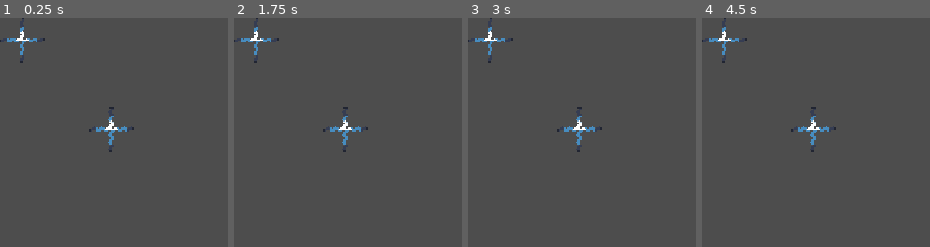
Above: before the commit, frames 1-4 (left to right).
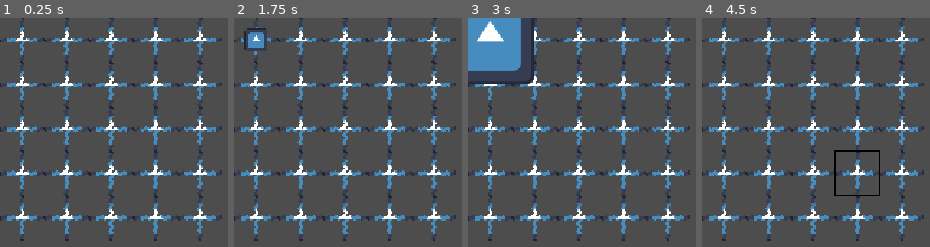
Above: after the commit, the same moments.

Repository: MagnusLucas/gmtk2026
Game: Godot game, scene res://scenes/board_tile_map_layer.tscn
Two runs of this game, one before a commit and one after it. Both use one fixed random seed, a clock stepped at 60 frames per second and the inputs below. This scene is started directly instead of the project's main scene. The engine's default icon, where the game draws it, is replaced by a stand-in: a white triangle on a blue panel in a dark square.
Inputs (mouse positions are in pixels of both pictures, inside the frame that each line leads up to):
- Up to frame 1 (0.25 s): no input
- Up to frame 2 (1.75 s): tap Enter at 0.5 s; move the mouse to (256, 40) at 0.52 s; click (256, 40) at 0.67 s; tap Space at 0.77, 1.25, 1.52 s; move the mouse to (345, 130) at 1.27 s; click (345, 130) at 1.42 s
- Up to frame 3 (3 s): move the mouse to (outside the picture) at 2.02 s; click (outside the picture) at 2.17 s; move the mouse to (outside the picture) at 2.77 s; click (outside the picture) at 2.92 s
- Up to frame 4 (4.5 s): tap Space at 3.02, 3.77 s; move the mouse to (outside the picture) at 3.52 s; click (outside the picture) at 3.67 s; move the mouse to (861, 176) at 4.27 s; click (861, 176) at 4.42 s

The runs differ from the first frame. In frame 1, 9.8% of the frame differs, in the area x 0-98%, y 0-98%; in frame 2, 10%; in frame 3, 15%; in frame 4, 10%.

Commit message:
WIP signal manager

Diff:
--- /dev/null
+++ b/components/signal_manager.gd
@@ -0,0 +1,67 @@
+class_name SignalManager
+extends Node2D
+
+const REVERSE_DIRECTION: Dictionary[OurTileData.Side, OurTileData.Side] = {
+	OurTileData.Side.RIGHT : OurTileData.Side.LEFT,
+	OurTileData.Side.LEFT : OurTileData.Side.RIGHT,
+	OurTileData.Side.BOTTOM : OurTileData.Side.TOP,
+	OurTileData.Side.TOP : OurTileData.Side.BOTTOM
+}
+
+signal created_signal(tile_position: Vector2i, tile_signal: TileSignal)
+
+@export var board: Board
+
+var active_signals: Dictionary[Vector2i, TileSignal]
+
+
+func _process(_delta: float) -> void:
+	for active_signal: TileSignal in active_signals.values():
+		active_signal.check_validity()
+
+
+func create_signal(signal_position: Vector2i) -> void:
+	active_signals[signal_position] = TileSignal.new(
+		3 as OurTileData.Side,
+		1,
+		3.0)
+	#active_signals[signal_position].died.connect(print.bind(
+		#str(active_signals[signal_position]) + " died!"
+		#), CONNECT_ONE_SHOT)
+	created_signal.emit(signal_position, active_signals[signal_position])
+
+
+func spread_signal(signal_position: Vector2i) -> void:
+	if !active_signals.has(signal_position):
+		return
+	var signal_to_spread: TileSignal = active_signals[signal_position]
+	print("\nspreading:\n" + str(signal_to_spread))
+	var new_signal_strength := signal_to_spread.calculate_strength()
+	if is_zero_approx(new_signal_strength):
+		active_signals.erase(signal_position)
+		print("erased!-")
+		return
+
+	for side: OurTileData.Side in OurTileData.Side.values():
+		#print(OurTileData.Side.find_key(side))
+		if side == signal_to_spread.source:
+			print(OurTileData.Side.find_key(side) + " is source")
+			continue
+		var neighbour_position = signal_position + OurTileData.SIDE_TO_VECTOR[side]
+		if active_signals.has(neighbour_position):
+			# Remove the other signal maybe?
+			continue
+
+		# This doesn't account for players being unable (skill issued)
+		# to click two tiles at the same time! TODO TODO
+
+		# Also for world boundries. Although this doesn't matter much i suppose
+		active_signals[neighbour_position] = TileSignal.new(
+			REVERSE_DIRECTION[side],
+			new_signal_strength,
+			float(signal_to_spread.wait_time) / 1000
+			)
+		#active_signals[neighbour_position].died.connect(print.bind(
+			#str(active_signals[neighbour_position]) + " died!"
+			#), CONNECT_ONE_SHOT)
+		created_signal.emit(neighbour_position, active_signals[neighbour_position])
--- /dev/null
+++ b/data/our_tile_data/cross_wire.tres
@@ -0,0 +1,13 @@
+[gd_resource type="Resource" script_class="OurTileData" format=3 uid="uid://cv5ftp81ddrmr"]
+
+[ext_resource type="Script" uid="uid://cmdcpiwc4qcvs" path="res://data/our_tile_data/our_tile_data.gd" id="1_j3n88"]
+
+[resource]
+script = ExtResource("1_j3n88")
+connections = Dictionary[int, bool]({
+0: true,
+1: true,
+2: true,
+3: true
+})
+metadata/_custom_type_script = "uid://cmdcpiwc4qcvs"
--- a/data/our_tile_data/our_tile_data.gd
+++ b/data/our_tile_data/our_tile_data.gd
@@ -7,6 +7,13 @@
 	BOTTOM,
 	LEFT,
 	TOP
+}
+
+const SIDE_STRING: Dictionary[OurTileData.Side, String] = {
+	Side.RIGHT : "right",
+	Side.BOTTOM : "bottom",
+	Side.LEFT : "left",
+	Side.TOP : "top"
 }
 
 
--- a/data/our_tile_data/top_left.tres
+++ b/data/our_tile_data/top_left.tres
@@ -4,4 +4,7 @@
 
 [resource]
 script = ExtResource("1_2ibtk")
+connections = Dictionary[int, bool]({
+0: true
+})
 metadata/_custom_type_script = "uid://cmdcpiwc4qcvs"
--- a/data/our_tile_data/top_right.tres
+++ b/data/our_tile_data/top_right.tres
@@ -5,4 +5,9 @@
 [resource]
 script = ExtResource("1_k7fsk")
 atlas_position = Vector2i(0, 1)
+connections = Dictionary[int, bool]({
+0: true,
+1: true,
+2: true
+})
 metadata/_custom_type_script = "uid://cmdcpiwc4qcvs"
--- a/data/tile_signal.gd
+++ b/data/tile_signal.gd
@@ -19,6 +19,7 @@
 	source = source_side
 	wait_time = int(perfect_wait_time_seconds * 1000)
 	birth_time = Time.get_ticks_msec()
+	#print(self)
 
 
 func time_to_live() -> int:
@@ -78,8 +79,9 @@
 func _to_string() -> String:
 	var result := ""
 
-	result += "perfect time: " + str(float(wait_time)/100) + " seconds\n"
+	result += "perfect time: " + str(float(wait_time)/1000) + " seconds\n"
 	result += "current_time: " + str(float(Time.get_ticks_msec() - birth_time)/ 100)
 	result += " seconds\nstrength: " + str(calculate_strength())
+	result += "\nsource: " + OurTileData.SIDE_STRING[source]
 
 	return result
--- a/scenes/board_tile_map_layer.gd
+++ b/scenes/board_tile_map_layer.gd
@@ -3,17 +3,20 @@
 
 @export var board: Board
 
+@onready var signal_manager: SignalManager = $SignalManager
 @onready var tile_swapper: TileSwapper = $TileSwapper
 
 
 # Called when the node enters the scene tree for the first time.
 func _ready() -> void:
-	const TOP_LEFT = preload("uid://duikbvl75hybn")
-	const TOP_RIGHT = preload("uid://bipschdun40ay")
+	const CROSS_WIRE = preload("uid://cv5ftp81ddrmr")
 
-	set_tile(Tile.new_tile(TOP_LEFT), Vector2i(0, 0))
-	set_tile(Tile.new_tile(TOP_RIGHT), Vector2i(2, 2))
-	set_tile(Tile.new_tile(TOP_RIGHT), Vector2i(6, 6))
+	signal_manager.created_signal.connect(_on_signal_created)
+
+	for i in board.size.x:
+		for j in board.size.y:
+			set_tile(Tile.new_tile(CROSS_WIRE), Vector2i(i, j))
+	signal_manager.create_signal(Vector2i(0, 0))
 
 
 func set_tile(tile: Tile, target_position: Vector2i) -> void:
@@ -22,3 +25,10 @@
 	add_child(tile, true)
 	tile.position = map_to_local(target_position)
 	tile.left_clicked.connect(tile_swapper.mark_tile.bind(tile))
+	tile.right_clicked.connect(signal_manager.spread_signal.bind(target_position))
+
+
+func _on_signal_created(tile_position: Vector2i, tile_signal: TileSignal) -> void:
+	var test := TestSignalShower.from_signal(tile_signal)
+	add_child(test)
+	test.position = map_to_local(tile_position)
--- a/scenes/board_tile_map_layer.tscn
+++ b/scenes/board_tile_map_layer.tscn
@@ -3,6 +3,7 @@
 [ext_resource type="Script" uid="uid://bcc8ntvve0xrx" path="res://scenes/board_tile_map_layer.gd" id="1_5xyjd"]
 [ext_resource type="Script" uid="uid://b8cnnpee2o5on" path="res://components/tile_swapper.gd" id="2_aj641"]
 [ext_resource type="Script" uid="uid://bn7hngu2wfjgp" path="res://data/board.gd" id="2_j40nc"]
+[ext_resource type="Script" uid="uid://bnx5sl8muf7en" path="res://components/signal_manager.gd" id="4_pdmf1"]
 
 [sub_resource type="TileSet" id="TileSet_o36qv"]
 tile_size = Vector2i(64, 64)
@@ -19,3 +20,6 @@
 
 [node name="TileSwapper" type="Node2D" parent="." unique_id=1599080291]
 script = ExtResource("2_aj641")
+
+[node name="SignalManager" type="Node2D" parent="." unique_id=1416148921]
+script = ExtResource("4_pdmf1")
--- a/scenes/test_scenes/test_signal_shower.gd
+++ b/scenes/test_scenes/test_signal_shower.gd
@@ -1,14 +1,31 @@
+class_name TestSignalShower
 extends Sprite2D
 
+const TEST_SIGNAL_SHOWER = preload("uid://njn23n5efma6")
 
 var tile_signal: TileSignal
+
+static func from_signal(a_tile_signal: TileSignal) -> TestSignalShower:
+	var instance: TestSignalShower = TEST_SIGNAL_SHOWER.instantiate()
+	instance.tile_signal = a_tile_signal
+	instance.tile_signal.died.connect(instance._on_signal_died)
+	return instance
 
 
 # Called when the node enters the scene tree for the first time.
 func _ready() -> void:
-	tile_signal = TileSignal.new(0 as OurTileData.Side, .5, 2.0)
+	#tile_signal = TileSignal.new(0 as OurTileData.Side, .5, 2.0)
+	pass
 
 
 # Called every frame. 'delta' is the elapsed time since the previous frame.
 func _process(_delta: float) -> void:
+	if !tile_signal:
+		scale *= 0
+		return
 	scale = Vector2.ONE * tile_signal.calculate_strength()
+
+
+func _on_signal_died() -> void:
+	get_parent().remove_child(self)
+	queue_free()
--- a/scenes/test_scenes/test_signal_shower.tscn
+++ b/scenes/test_scenes/test_signal_shower.tscn
@@ -4,6 +4,5 @@
 [ext_resource type="Script" uid="uid://8js1oy57rh4h" path="res://scenes/test_scenes/test_signal_shower.gd" id="2_8ia2a"]
 
 [node name="TestSignalShower" type="Sprite2D" unique_id=245354105]
-position = Vector2(323, 205)
 texture = ExtResource("1_jm0mp")
 script = ExtResource("2_8ia2a")
--- a/scenes/tile.gd
+++ b/scenes/tile.gd
@@ -42,6 +42,11 @@
 func set_tile_data(our_tile_data: OurTileData) -> void:
 	if is_node_ready():
 		tile_data = our_tile_data
+		var shader_material: ShaderMaterial = sprite_2d.material as ShaderMaterial
+		for enum_value: OurTileData.Side in OurTileData.Side.values():
+			var shader_parameter := OurTileData.SIDE_STRING[enum_value]
+			var parameter_value := our_tile_data.connections.has((int(enum_value) + 2) % 4) #https://github.com/godotengine/godot/issues/94395 ig this cause fuck me :l
+			shader_material.set_shader_parameter(shader_parameter, parameter_value)
 	else:
 		ready.connect(set_tile_data.bind(our_tile_data), CONNECT_ONE_SHOT)
 
--- a/scenes/tile.tscn
+++ b/scenes/tile.tscn
@@ -8,6 +8,7 @@
 size = Vector2(64, 64)
 
 [sub_resource type="ShaderMaterial" id="ShaderMaterial_jy7pm"]
+resource_local_to_scene = true
 shader = ExtResource("2_q7utx")
 shader_parameter/wire_wobbles = 6
 shader_parameter/wobble_relative_height = 0.04
Not shown, added: components/signal_manager.gd.uid
